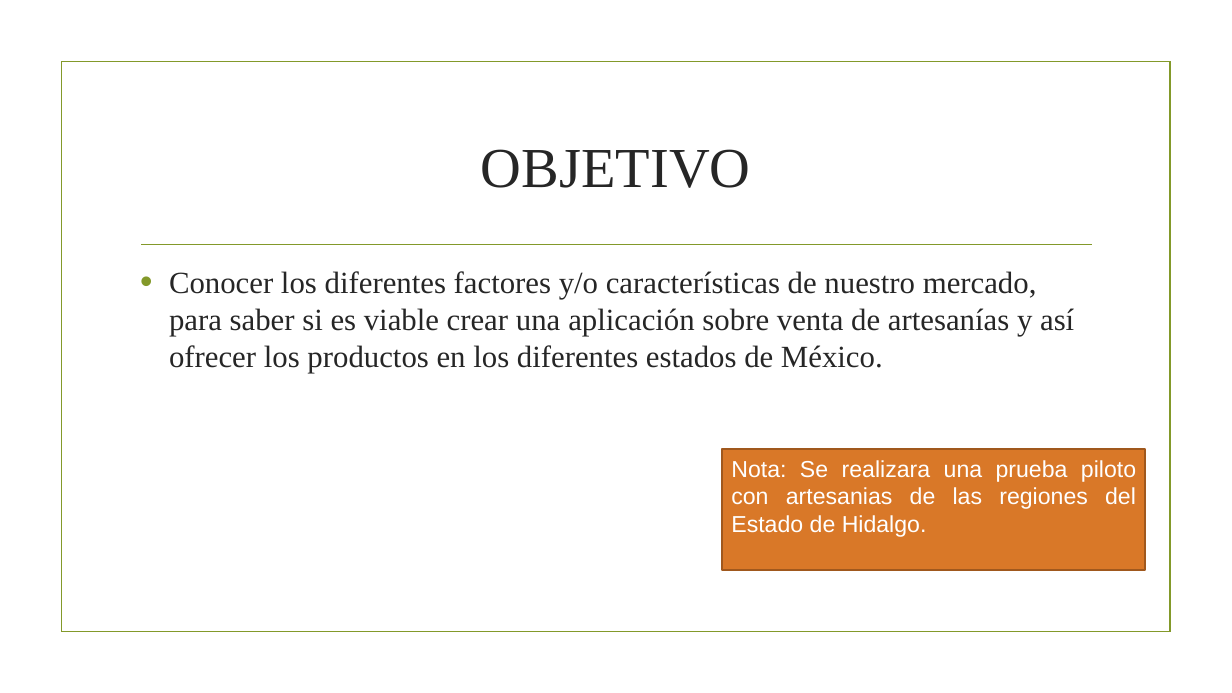
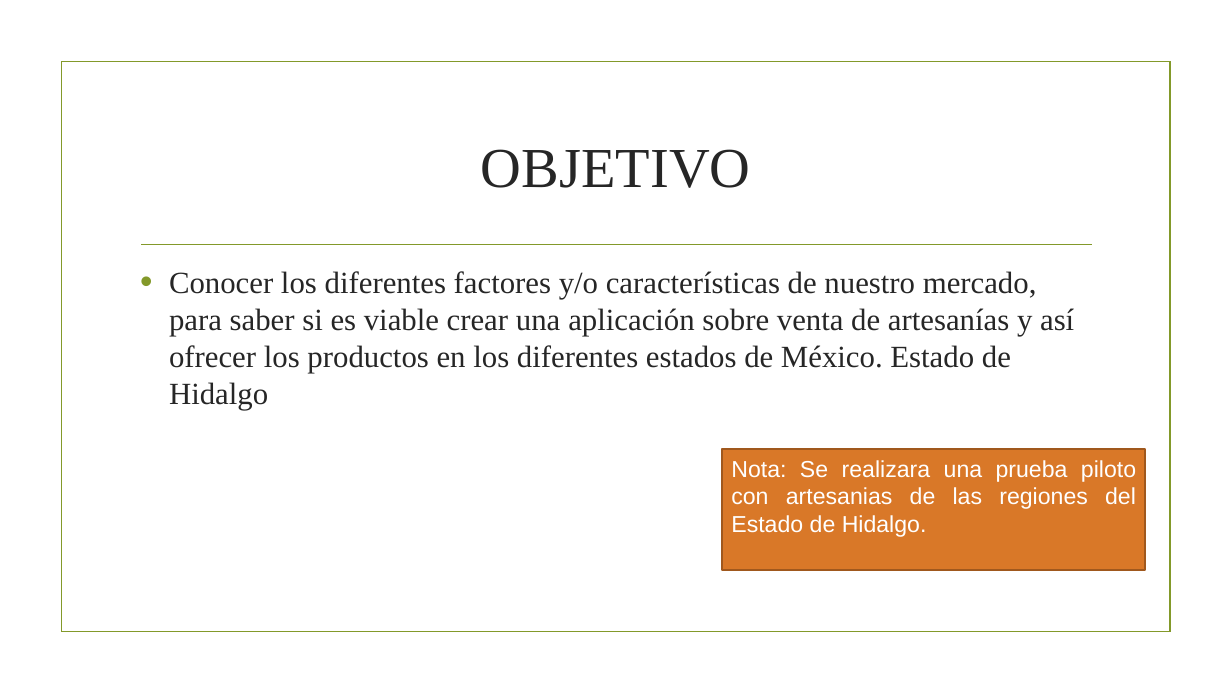
Before and after one commit to ItzelCP/Jar-mui-Hidalguense, a slide deck: slide 2 of JAR’MUI HIDALGUENSE1.pptx. Drawn at 1232x693 pixels with LibreOffice and Linux fonts; fonts in the diff are those of the drawing; background and template pictures are left out. Boxes give left, top, right and bottom in pixels: in the first picture for what was removed or moved away, otherwise in the second. Text is boxed around its words. In the diff, an @@ line names an element or a change of style, - is before the commit and + after.

Commit message:
Modificacion1.1

```diff
--- a/JAR’MUI HIDALGUENSE1.pptx
+++ b/JAR’MUI HIDALGUENSE1.pptx
@@ text at (169, 271, 1074, 410): text changed @@
-• Conocer los diferentes factores y/o características de nuestro mercado, para saber si es viable crear una aplicación sobre venta de artesanías y así ofrecer los productos en los diferentes estados de México.
+• Conocer los diferentes factores y/o características de nuestro mercado, para saber si es viable crear una aplicación sobre venta de artesanías y así ofrecer los productos en los diferentes estados de México. Estado de Hidalgo
```
